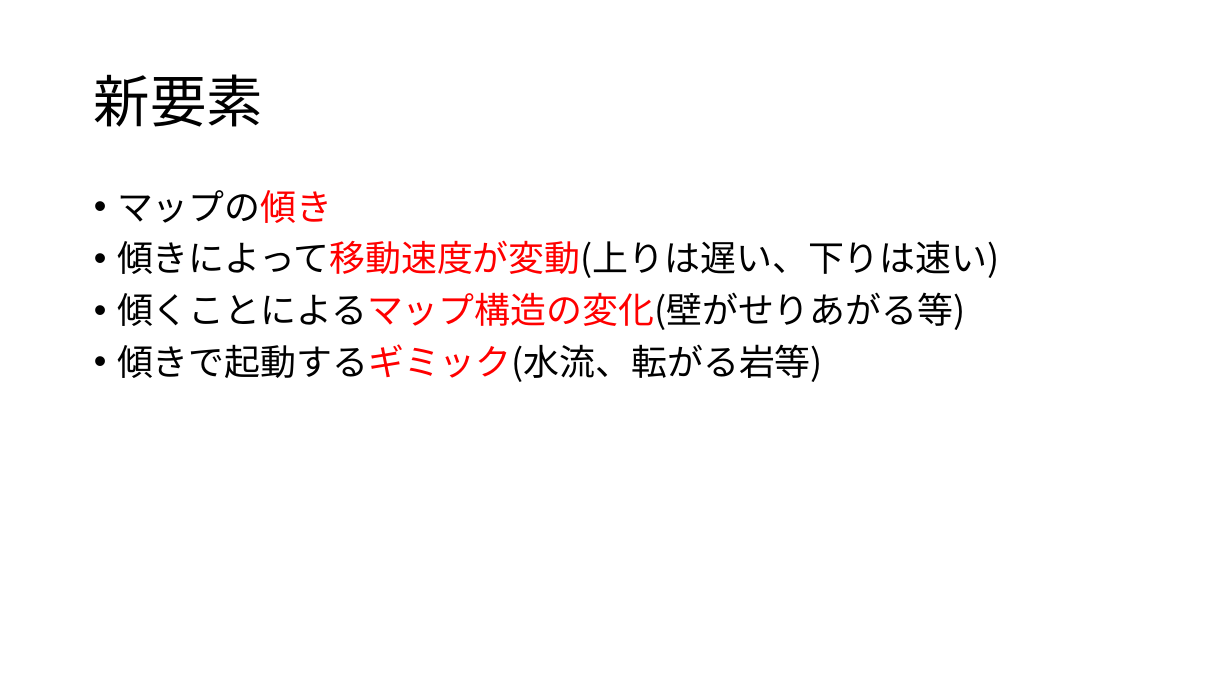
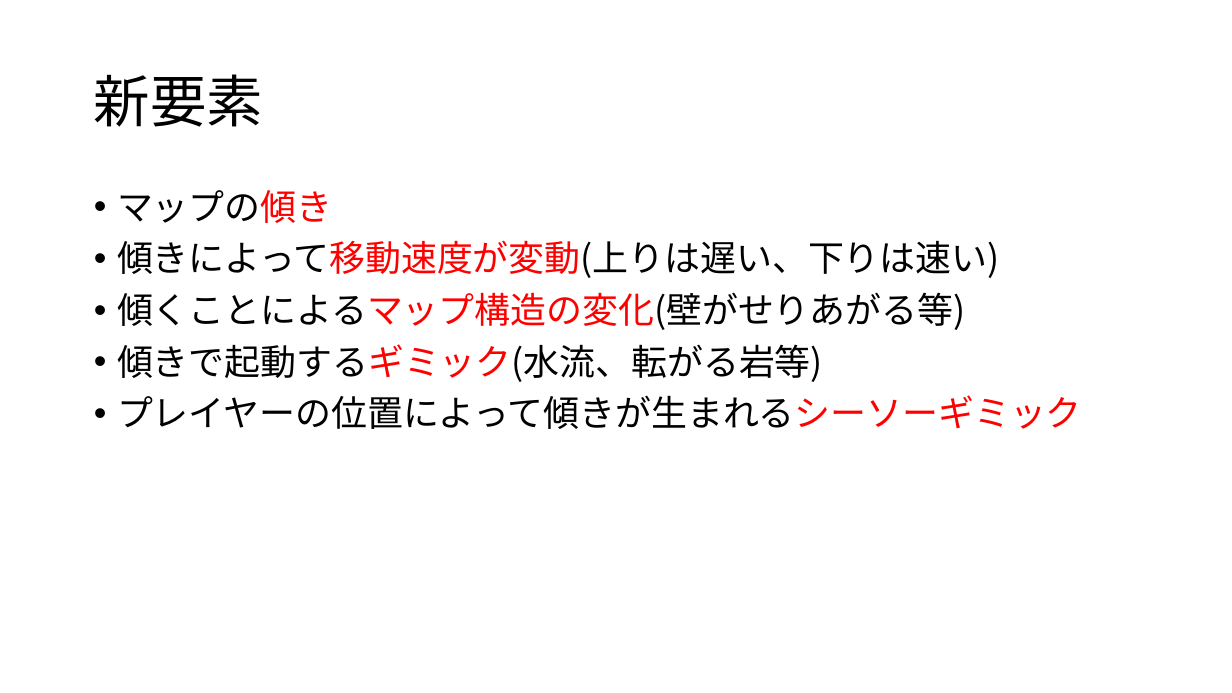
Before and after one commit to TomoyaKanazaki/Graduation, a slide deck: slide 4 of 99_pranning/00_本企画.pptx. Drawn at 1232x693 pixels with LibreOffice and Linux fonts; fonts in the diff are those of the drawing. Boxes give left, top, right and bottom in pixels: in the first picture for what was removed or moved away, otherwise in the second. Text is boxed around its words. In the diff, an @@ line names an element or a change of style, - is before the commit and + after.

Commit message:
企画更新

```diff
--- a/99_pranning/00_本企画.pptx
+++ b/99_pranning/00_本企画.pptx
@@ text at box(117, 395, 1082, 429): paragraph added @@
+• プレイヤーの位置によって傾きが生まれるシーソーギミック
```
